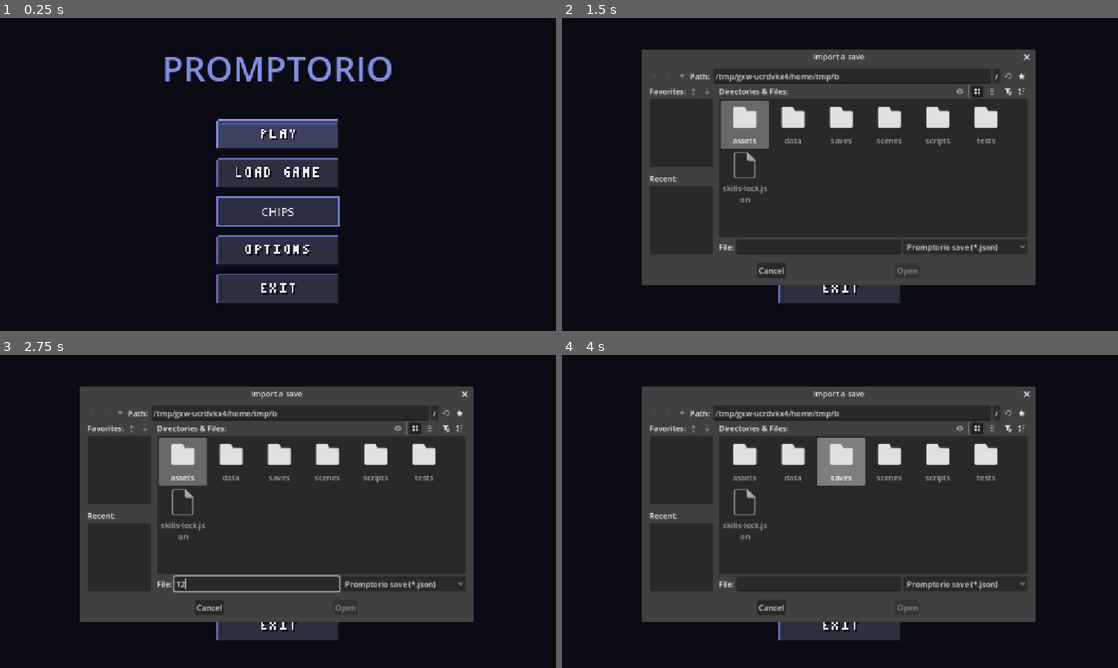
Above: before the commit, frames 1-4 (two rows, left to right).
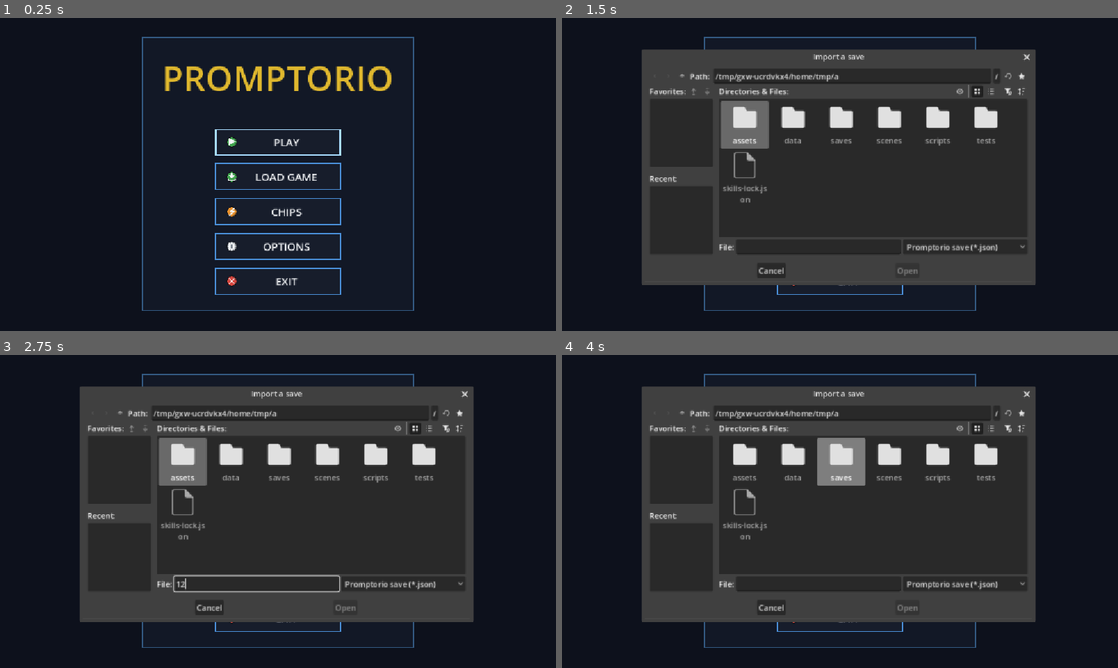
Above: after the commit, the same moments.

Repository: EwanCz/Promptorio
Game: Godot game, scene res://scenes/menu/main_menu.tscn
Two runs of this game, one before a commit and one after it. Both use one fixed random seed, a clock stepped at 60 frames per second and the inputs below.
Inputs (mouse positions are in pixels of both pictures, inside the frame that each line leads up to; where the layout moved, square brackets give the same spot in the first picture):
- Up to frame 1 (0.25 s): no input
- Up to frame 2 (1.5 s): click (840, 177) [840, 174] at 0.5 s; click "CHIPS" at 1.25 s
- Up to frame 3 (2.75 s): click (255, 583) at 2.02 s; type "12" at 2.1 s
- Up to frame 4 (4 s): click (840, 583) [840, 586] at 2.75 s; click (840, 480) [840, 470] at 3.5 s

The runs differ from the first frame. In frame 1, 9.2% of the frame differs, in the area x 25-75%, y 6-94%; in frame 2, 1.1%; in frame 3, 1.1%; in frame 4, 1.1%.

Commit message:
feat(menu): make main menu theme coherent with the in-game UI
Replace the mismatched pixel-art button pack and flat dark-violet
background with a steel/navy HUD panel, cyan accent borders and a
gold title, reusing the exact "info" blue and "coin" gold accents
already used in the Bar/Icons and tools_page. Menu buttons now share
Icons glyphs with the Bar (play, save/tray, ask/bolt, gear, cross)
instead of a separate art pack, scoped via a MainMenuButton/
MainMenuPanel theme type variation so no other screen is affected.
pixel_button.gd is untouched and still used by the pause menu.

Co-Authored-By: Claude Sonnet 5 <noreply@anthropic.com>
Co-authored-by: superflip-agent <devops@rubix-consulting.com>

Diff:
--- a/data/ui/theme.tres
+++ b/data/ui/theme.tres
@@ -1,4 +1,74 @@
-[gd_resource type="Theme" format=3]
+[gd_resource type="Theme" load_steps=6 format=3]
+
+[sub_resource type="StyleBoxFlat" id="StyleBoxFlat_menu_btn_normal"]
+bg_color = Color(0.09, 0.114, 0.169, 1)
+border_width_left = 2
+border_width_top = 2
+border_width_right = 2
+border_width_bottom = 2
+border_color = Color(0.29, 0.561, 0.847, 1)
+content_margin_left = 22.0
+content_margin_top = 10.0
+content_margin_right = 22.0
+content_margin_bottom = 10.0
+
+[sub_resource type="StyleBoxFlat" id="StyleBoxFlat_menu_btn_hover"]
+bg_color = Color(0.129, 0.165, 0.251, 1)
+border_width_left = 2
+border_width_top = 2
+border_width_right = 2
+border_width_bottom = 2
+border_color = Color(0.486, 0.722, 0.941, 1)
+content_margin_left = 22.0
+content_margin_top = 10.0
+content_margin_right = 22.0
+content_margin_bottom = 10.0
+
+[sub_resource type="StyleBoxFlat" id="StyleBoxFlat_menu_btn_pressed"]
+bg_color = Color(0.039, 0.051, 0.082, 1)
+border_width_left = 2
+border_width_top = 2
+border_width_right = 2
+border_width_bottom = 2
+border_color = Color(0.29, 0.561, 0.847, 1)
+content_margin_left = 22.0
+content_margin_top = 10.0
+content_margin_right = 22.0
+content_margin_bottom = 10.0
+
+[sub_resource type="StyleBoxFlat" id="StyleBoxFlat_menu_btn_focus"]
+bg_color = Color(0, 0, 0, 0)
+border_width_left = 3
+border_width_top = 3
+border_width_right = 3
+border_width_bottom = 3
+border_color = Color(0.659, 0.863, 1, 1)
+content_margin_left = 22.0
+content_margin_top = 10.0
+content_margin_right = 22.0
+content_margin_bottom = 10.0
+
+[sub_resource type="StyleBoxFlat" id="StyleBoxFlat_menu_panel"]
+bg_color = Color(0.071, 0.094, 0.149, 1)
+border_width_left = 2
+border_width_top = 2
+border_width_right = 2
+border_width_bottom = 2
+border_color = Color(0.2, 0.353, 0.51, 1)
 
 [resource]
 default_font_size = 16
+MainMenuButton/base_type = &"Button"
+MainMenuButton/colors/font_color = Color(0.957, 0.965, 0.973, 1)
+MainMenuButton/colors/font_hover_color = Color(0.847, 0.925, 1, 1)
+MainMenuButton/colors/font_pressed_color = Color(0.78, 0.8, 0.831, 1)
+MainMenuButton/colors/font_focus_color = Color(0.957, 0.965, 0.973, 1)
+MainMenuButton/constants/h_separation = 12
+MainMenuButton/font_sizes/font_size = 22
+MainMenuButton/styles/normal = SubResource("StyleBoxFlat_menu_btn_normal")
+MainMenuButton/styles/hover = SubResource("StyleBoxFlat_menu_btn_hover")
+MainMenuButton/styles/pressed = SubResource("StyleBoxFlat_menu_btn_pressed")
+MainMenuButton/styles/hover_pressed = SubResource("StyleBoxFlat_menu_btn_pressed")
+MainMenuButton/styles/focus = SubResource("StyleBoxFlat_menu_btn_focus")
+MainMenuPanel/base_type = &"PanelContainer"
+MainMenuPanel/styles/panel = SubResource("StyleBoxFlat_menu_panel")
--- a/scenes/menu/main_menu.tscn
+++ b/scenes/menu/main_menu.tscn
@@ -2,7 +2,6 @@
 
 [ext_resource type="Script" path="res://scripts/ui/main_menu.gd" id="1_script"]
 [ext_resource type="Theme" path="res://data/ui/theme.tres" id="2_theme"]
-[ext_resource type="Script" path="res://scripts/ui/pixel_button.gd" id="3_pixel"]
 [ext_resource type="PackedScene" path="res://scenes/ui/popups/chip_manager.tscn" id="4_chips"]
 [ext_resource type="PackedScene" path="res://scenes/ui/popups/chip_page.tscn" id="5_chip_page"]
 [ext_resource type="PackedScene" path="res://scenes/ui/popups/save_dialog.tscn" id="6_save"]
@@ -25,7 +24,7 @@
 anchor_bottom = 1.0
 grow_horizontal = 2
 grow_vertical = 2
-color = Color(0.039, 0.043, 0.078, 1)
+color = Color(0.051, 0.067, 0.11, 1)
 
 [node name="Center" type="CenterContainer" parent="."]
 layout_mode = 1
@@ -35,60 +34,71 @@
 grow_horizontal = 2
 grow_vertical = 2
 
-[node name="Column" type="VBoxContainer" parent="Center"]
+[node name="Panel" type="PanelContainer" parent="Center"]
+layout_mode = 2
+theme_type_variation = &"MainMenuPanel"
+
+[node name="Margin" type="MarginContainer" parent="Center/Panel"]
+layout_mode = 2
+theme_override_constants/margin_left = 40
+theme_override_constants/margin_top = 32
+theme_override_constants/margin_right = 40
+theme_override_constants/margin_bottom = 32
+
+[node name="Column" type="VBoxContainer" parent="Center/Panel/Margin"]
 layout_mode = 2
 theme_override_constants/separation = 16
 
-[node name="Title" type="Label" parent="Center/Column"]
+[node name="Title" type="Label" parent="Center/Panel/Margin/Column"]
 layout_mode = 2
-theme_override_colors/font_color = Color(0.5, 0.56, 0.88, 1)
+theme_override_colors/font_color = Color(0.878, 0.722, 0.18, 1)
 theme_override_font_sizes/font_size = 72
 text = "PROMPTORIO"
 horizontal_alignment = 1
 
-[node name="Spacer" type="Control" parent="Center/Column"]
+[node name="Spacer" type="Control" parent="Center/Panel/Margin/Column"]
 custom_minimum_size = Vector2(0, 24)
 layout_mode = 2
 
-[node name="PlayButton" type="Button" parent="Center/Column"]
+[node name="PlayButton" type="Button" parent="Center/Panel/Margin/Column"]
 unique_name_in_owner = true
+custom_minimum_size = Vector2(260, 56)
 layout_mode = 2
 size_flags_horizontal = 4
-script = ExtResource("3_pixel")
-texture_base = "res://assets/pixel_art_buttons_pack/btn_play"
-fallback_text = "PLAY"
+theme_type_variation = &"MainMenuButton"
+text = "PLAY"
 
-[node name="LoadButton" type="Button" parent="Center/Column"]
+[node name="LoadButton" type="Button" parent="Center/Panel/Margin/Column"]
 unique_name_in_owner = true
+custom_minimum_size = Vector2(260, 56)
 layout_mode = 2
 size_flags_horizontal = 4
-script = ExtResource("3_pixel")
-texture_base = "res://assets/pixel_art_buttons_pack/btn_load"
-fallback_text = "LOAD GAME"
+theme_type_variation = &"MainMenuButton"
+text = "LOAD GAME"
 
-[node name="ChipsButton" type="Button" parent="Center/Column"]
+[node name="ChipsButton" type="Button" parent="Center/Panel/Margin/Column"]
 unique_name_in_owner = true
+custom_minimum_size = Vector2(260, 56)
 layout_mode = 2
 size_flags_horizontal = 4
-script = ExtResource("3_pixel")
-texture_base = "res://assets/pixel_art_buttons_pack/btn_chips"
-fallback_text = "CHIPS"
+theme_type_variation = &"MainMenuButton"
+text = "CHIPS"
 
-[node name="OptionsButton" type="Button" parent="Center/Column"]
+[node name="OptionsButton" type="Button" parent="Center/Panel/Margin/Column"]
 unique_name_in_owner = true
+custom_minimum_size = Vector2(260, 56)
 layout_mode = 2
 size_flags_horizontal = 4
-script = ExtResource("3_pixel")
-texture_base = "res://assets/pixel_art_buttons_pack/btn_options"
-fallback_text = "OPTIONS"
+theme_type_variation = &"MainMenuButton"
+text = "OPTIONS"
 
-[node name="ExitButton" type="Button" parent="Center/Column"]
+[node name="ExitButton" type="Button" parent="Center/Panel/Margin/Column"]
 unique_name_in_owner = true
+custom_minimum_size = Vector2(260, 56)
 layout_mode = 2
 size_flags_horizontal = 4
-script = ExtResource("3_pixel")
-texture_base = "res://assets/pixel_art_buttons_pack/btn_exit"
-fallback_text = "EXIT"
+theme_type_variation = &"MainMenuButton"
+text = "EXIT"
 
 [node name="ChipManager" parent="." instance=ExtResource("4_chips")]
 unique_name_in_owner = true
--- a/scripts/ui/main_menu.gd
+++ b/scripts/ui/main_menu.gd
@@ -6,12 +6,20 @@
 signal game_requested
 
 const GAME_SCENE: String = "res://scenes/main.tscn"
+## icon name (from Icons.BADGES) per button, reusing the same glyphs the Bar uses.
+const BUTTON_ICONS: Dictionary = {
+	"PlayButton": "state_normal",
+	"LoadButton": "save",
+	"ChipsButton": "ask",
+	"OptionsButton": "settings",
+	"ExitButton": "failed",
+}
 
-@onready var _play_button: PixelButton = %PlayButton
-@onready var _load_button: PixelButton = %LoadButton
-@onready var _chips_button: PixelButton = %ChipsButton
-@onready var _options_button: PixelButton = %OptionsButton
-@onready var _exit_button: PixelButton = %ExitButton
+@onready var _play_button: Button = %PlayButton
+@onready var _load_button: Button = %LoadButton
+@onready var _chips_button: Button = %ChipsButton
+@onready var _options_button: Button = %OptionsButton
+@onready var _exit_button: Button = %ExitButton
 @onready var _save_dialog: SaveDialog = %SaveDialog
 @onready var _chip_manager: ChipManager = %ChipManager
 @onready var _chip_page: ChipPage = %ChipPage
@@ -19,6 +27,7 @@
 
 
 func _ready() -> void:
+	_apply_button_icons()
 	_save_dialog.use_as_menu()
 	_play_button.pressed.connect(start_game)
 	_load_button.pressed.connect(_save_dialog.open)
@@ -42,3 +51,12 @@
 func _go_to_game() -> void:
 	if get_tree().current_scene == self:
 		get_tree().change_scene_to_file(GAME_SCENE)
+
+
+## Gives each button the Icons glyph it shares with the Bar, scaled crisply like Icons.apply_button() does.
+func _apply_button_icons() -> void:
+	for button_name: String in BUTTON_ICONS:
+		var button: Button = get_node("%" + button_name)
+		var image: Image = Icons.icon(BUTTON_ICONS[button_name]).get_image()
+		image.resize(Icons.SIZE * Icons.SCALE, Icons.SIZE * Icons.SCALE, Image.INTERPOLATE_NEAREST)
+		button.icon = ImageTexture.create_from_image(image)
--- a/tests/test_main_menu.gd
+++ b/tests/test_main_menu.gd
@@ -70,7 +70,9 @@
 
 func test_the_menu_has_its_five_buttons_and_no_credits() -> void:
 	for button_name: String in ["PlayButton", "LoadButton", "ChipsButton", "OptionsButton", "ExitButton"]:
-		check(_menu.get_node_or_null("%" + button_name) is PixelButton, button_name + " exists")
+		var button: Button = _menu.get_node_or_null("%" + button_name)
+		check(button is Button, button_name + " exists")
+		check(button != null and button.icon != null, button_name + " has an icon")
 	check(_menu.get_node_or_null("%CreditsButton") == null, "there is no Credits button")
 	check(not (_menu.get_node("%SaveDialog") as Control).visible, "popups start hidden")
 
